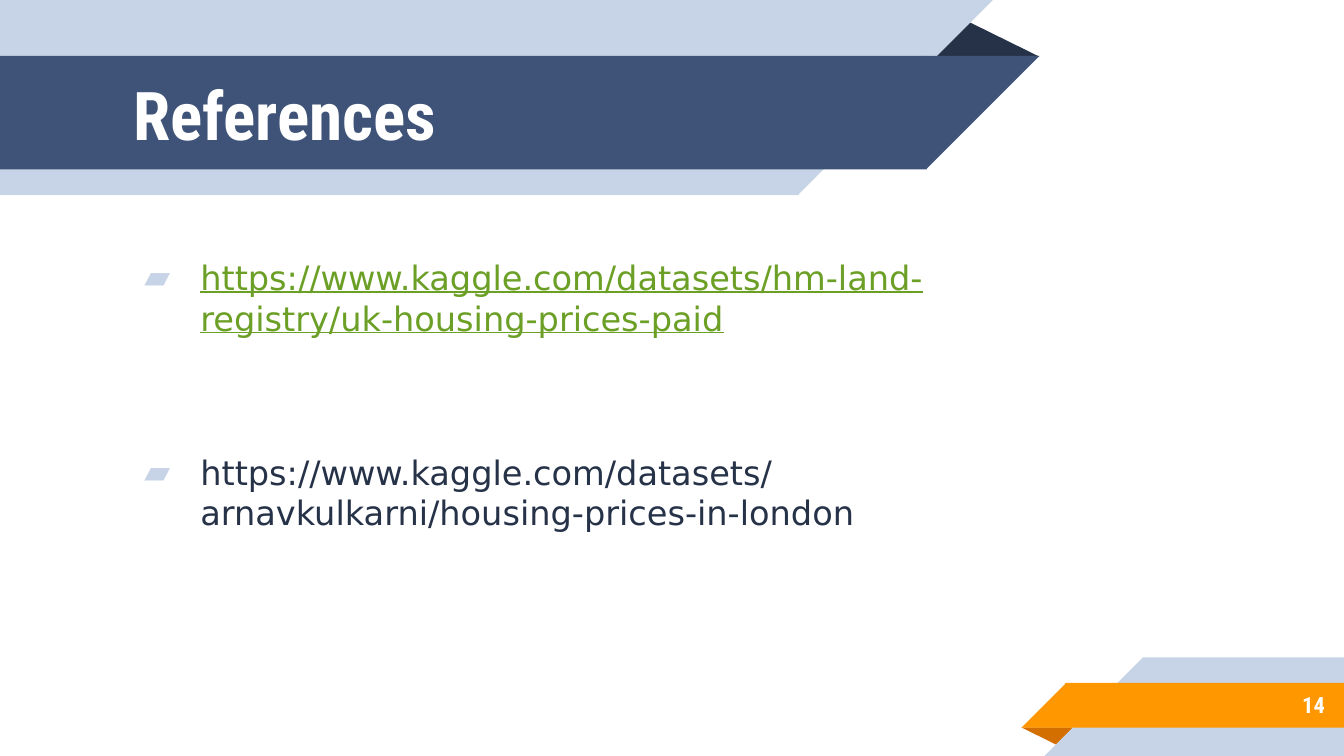
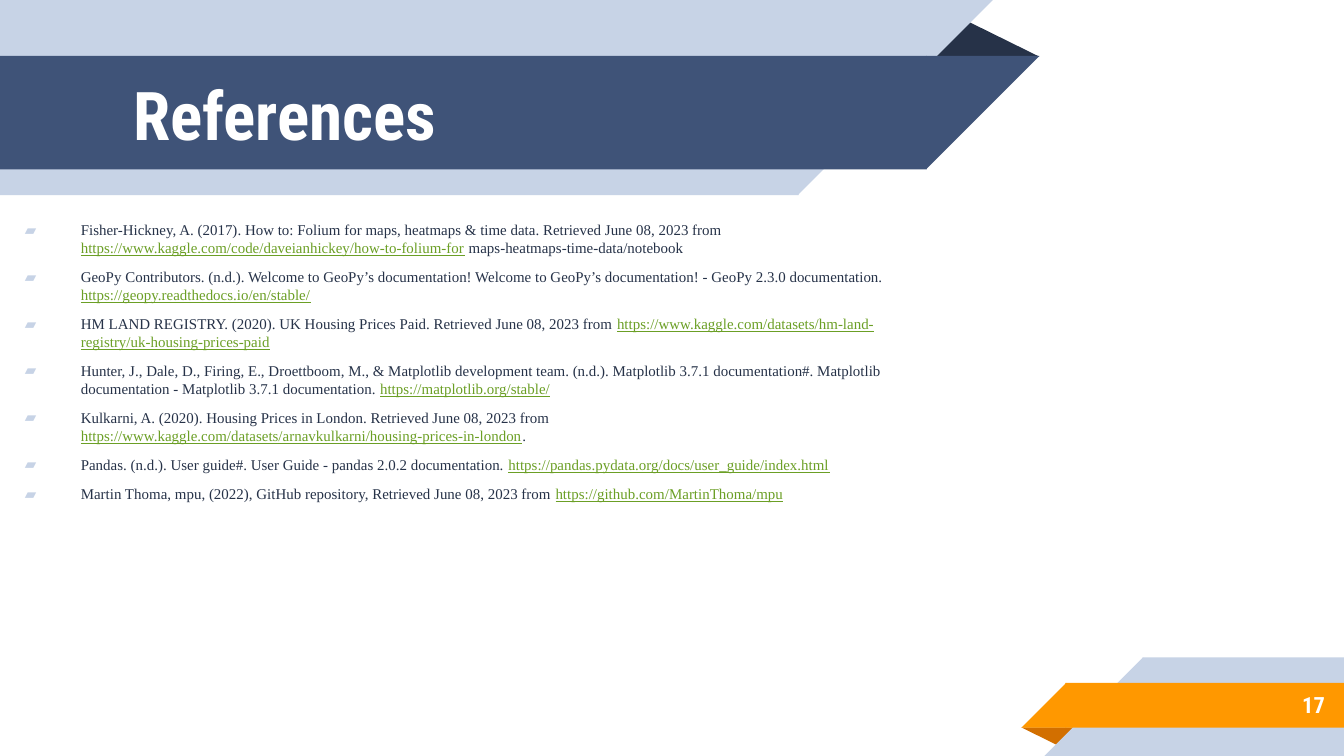
Before and after one commit to davidrodjen/TP03-RodJen-Pfeiffer-Saxen, a slide deck: slide 17 of TP03/TP04 Pfeiffer, Rodriguez-Jenkins, Saxen.pptx (slide 14 before the commit). Drawn at 1344x756 pixels with LibreOffice and Linux fonts; fonts in the diff are those of the drawing; background and template pictures are left out. Boxes give left, top, right and bottom in pixels: in the first picture for what was removed or moved away, otherwise in the second. Text is boxed around its words. In the diff, an @@ line names an element or a change of style, - is before the commit and + after.

```diff
--- a/TP03/TP04 Pfeiffer, Rodriguez-Jenkins, Saxen.pptx
+++ b/TP03/TP04 Pfeiffer, Rodriguez-Jenkins, Saxen.pptx
@@ text at (81, 224, 883, 503): text changed; size 18 to 8 pt; font DejaVu Sans to Times New Roman; text colour #6B9F25 to #263248 @@
-▰ https://www.kaggle.com/datasets/hm-land-registry/uk-housing-prices-paid
-▰ https://www.kaggle.com/datasets/arnavkulkarni/housing-prices-in-london
+▰ Fisher-Hickney, A. (2017). How to: Folium for maps, heatmaps & time data. Retrieved June 08, 2023 from https://www.kaggle.com/code/daveianhickey/how-to-folium-for maps-heatmaps-time-data/notebook
+▰ GeoPy Contributors. (n.d.). Welcome to GeoPy’s documentation! Welcome to GeoPy’s documentation! - GeoPy 2.3.0 documentation. https://geopy.readthedocs.io/en/stable/
+▰ HM LAND REGISTRY. (2020). UK Housing Prices Paid. Retrieved June 08, 2023 from https://www.kaggle.com/datasets/hm-land-registry/uk-housing-prices-paid
+▰ Hunter, J., Dale, D., Firing, E., Droettboom, M., & Matplotlib development team. (n.d.). Matplotlib 3.7.1 documentation#. Matplotlib documentation - Matplotlib 3.7.1 documentation. https://matplotlib.org/stable/
+▰ Kulkarni, A. (2020). Housing Prices in London. Retrieved June 08, 2023 from https://www.kaggle.com/datasets/arnavkulkarni/housing-prices-in-london.
+▰ Pandas. (n.d.). User guide#. User Guide - pandas 2.0.2 documentation. https://pandas.pydata.org/docs/user_guide/index.html
+▰ Martin Thoma, mpu, (2022), GitHub repository, Retrieved June 08, 2023 from https://github.com/MartinThoma/mpu
@@ page number at (1302, 697, 1325, 713): text changed @@
-14
+17
```
Also in this commit, not shown: 5 other slides changed, 3 slides added, 1 other file.
